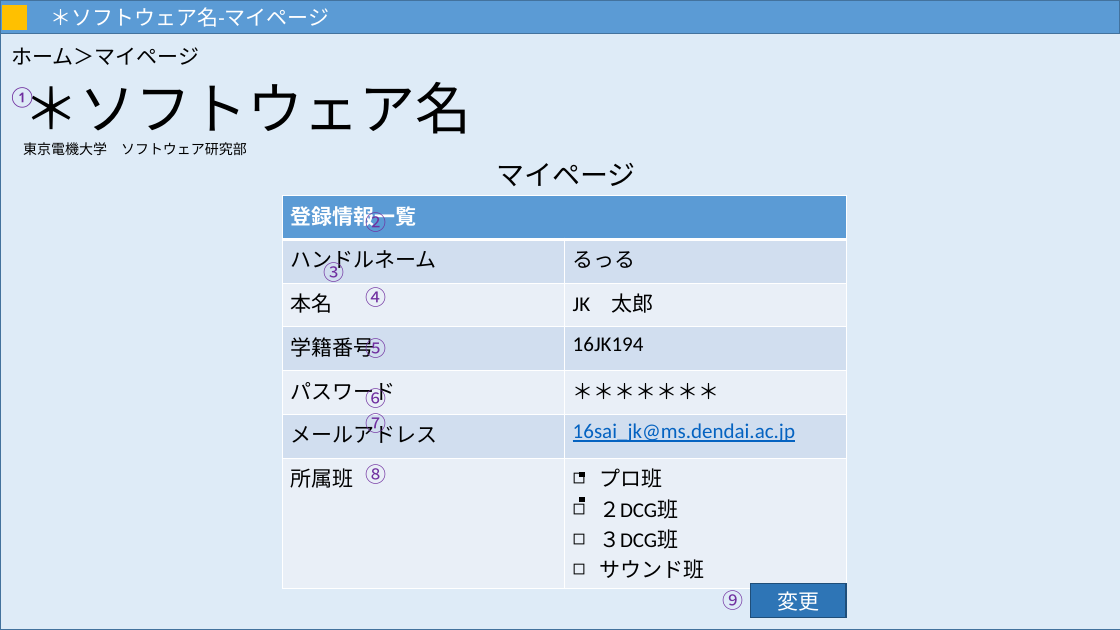
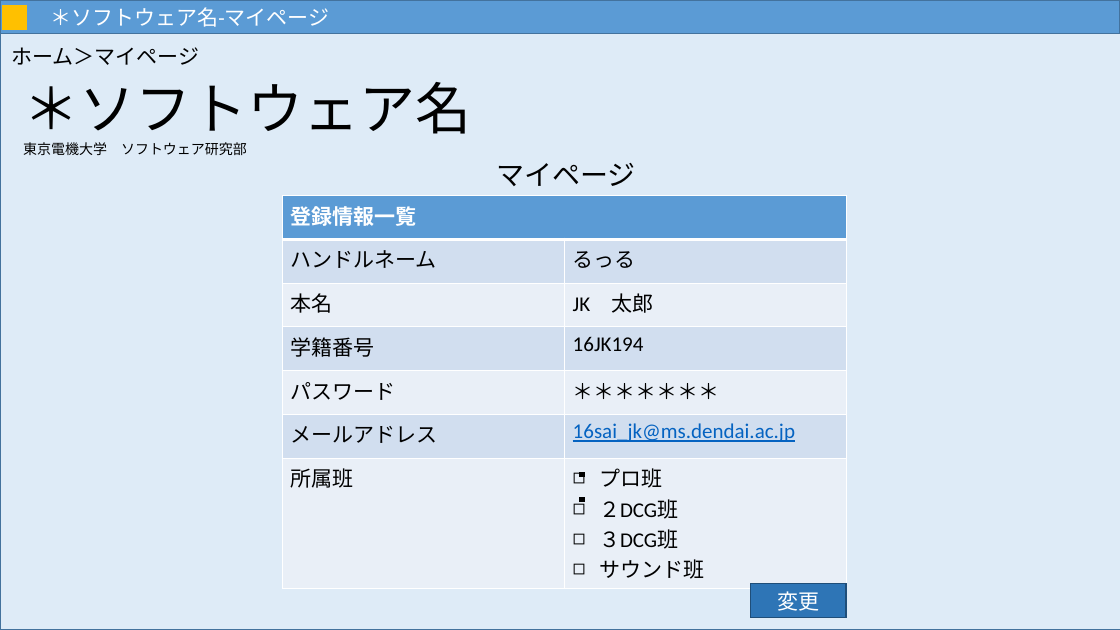
Before and after one commit to MNB-oda/MNB, a slide deck: slide 9 of 提出課題/外部設計書/画面設計.pptx. Drawn at 1120x630 pixels with LibreOffice and Linux fonts; fonts in the diff are those of the drawing. Boxes give left, top, right and bottom in pixels: in the first picture for what was removed or moved away, otherwise in the second. Text is boxed around its words. In the diff, an @@ line names an element or a change of style, - is before the commit and + after.

```diff
--- a/提出課題/外部設計書/画面設計.pptx
+++ b/提出課題/外部設計書/画面設計.pptx
@@ text removed at (8,87,743,610) @@
-①
-②
-③
-④
-⑤
-⑥
-⑦
-⑧
-⑨
```
Also in this commit, not shown: 16 other slides changed, 15 slides removed, 1 other file.
